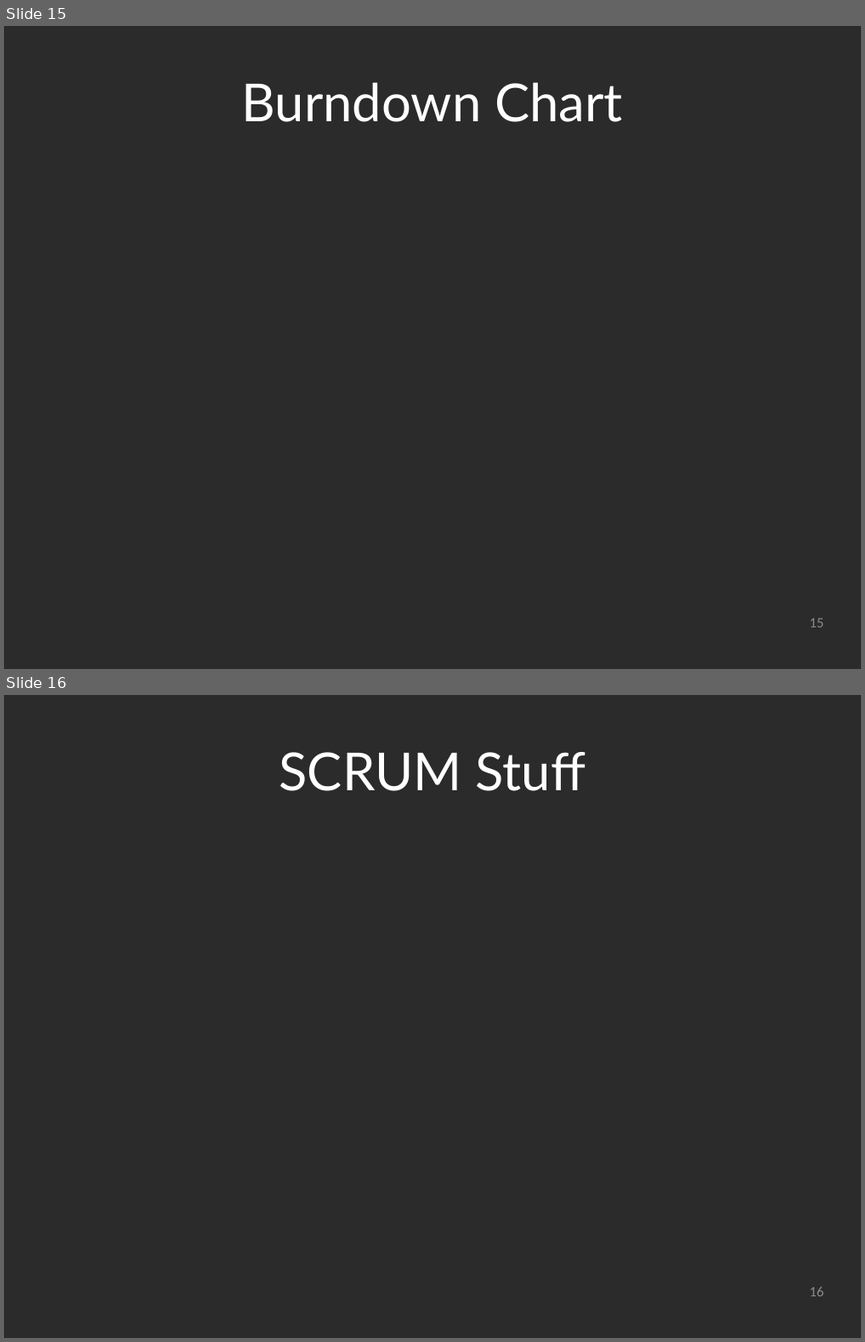
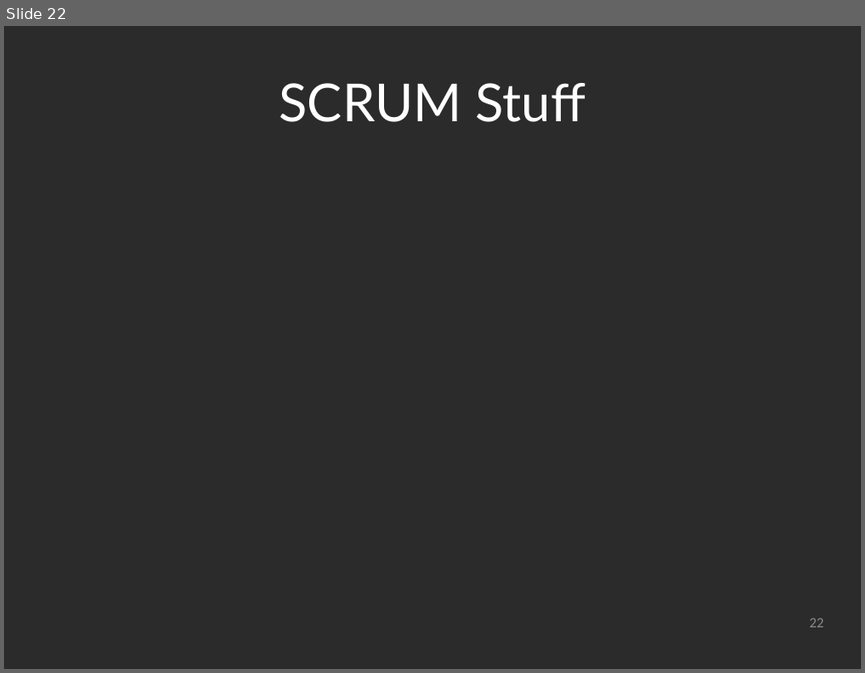
Before and after one commit to SpacemanRiff/spring-semester-project, a slide deck: resources/PowerPoints/Product Release.pptx. Shown one above the other, each under a label of ours: slides 15 and 16 before the commit, slide 22 after it. The pictures are 865x1342 and 865x673 pixels, drawn with LibreOffice and Linux fonts; fonts in the diff are those of the drawing; background and template pictures are left out; a plain dark background stands for a picture behind light text. Boxes give left, top, right and bottom in pixels: in the first picture for what was removed or moved away, otherwise in the second. Text is boxed around its words. In the diff, an @@ line names an element or a change of style, - is before the commit and + after.

Commit message:
Updated PP and Class Diagram
Added Class diagrams, burndown chart, & agile section to .ppt

```diff
--- a/resources/PowerPoints/Product Release.pptx
+++ b/resources/PowerPoints/Product Release.pptx
@@ slide 15 removed at (4,26,861,669), background picture (left out) @@
@@ title removed at (242,82,623,122) @@
-Burndown Chart
@@ page number removed at (809,618,823,627) @@
-15
@@ what was slide 16 is now slide 22 @@
@@ page number at (809,618,823,627): text changed @@
-16
+22
```
Also in this commit, not shown: 3 slides changed, 8 slides added, 1 other slide removed, 1 other file.
